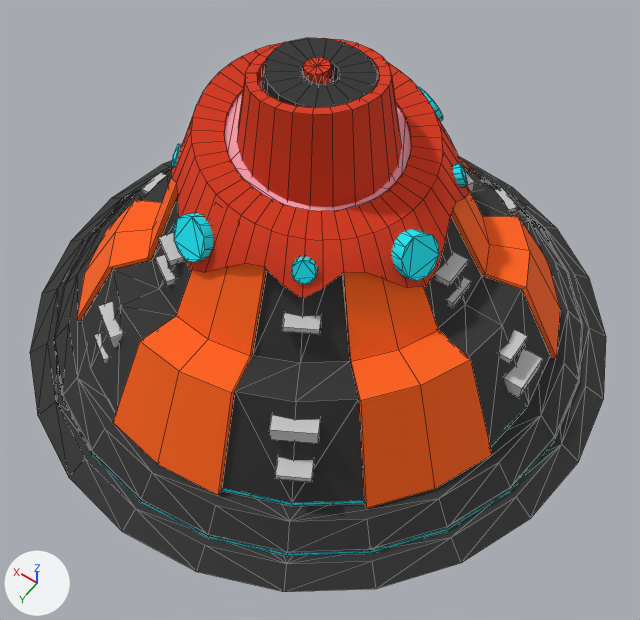
One commit to the FBX model Unity/Assets/_Art/Aniimation/Mesh/Volcano_01/Volcano_01.FBX: the scene before it, then after it.
One viewpoint serves both versions: a 50 mm lens placed at (-4.04, 5.62, 8.94), pointed at (-0.52, 0.7, 1.21). Lighting does not change. The marker at lower left points along +X, +Y and +Z. Mesh edges are drawn as thin lines. Where no turn or scale is listed for an object, it has been applied to the vertices. Vertices at the same position are counted once.
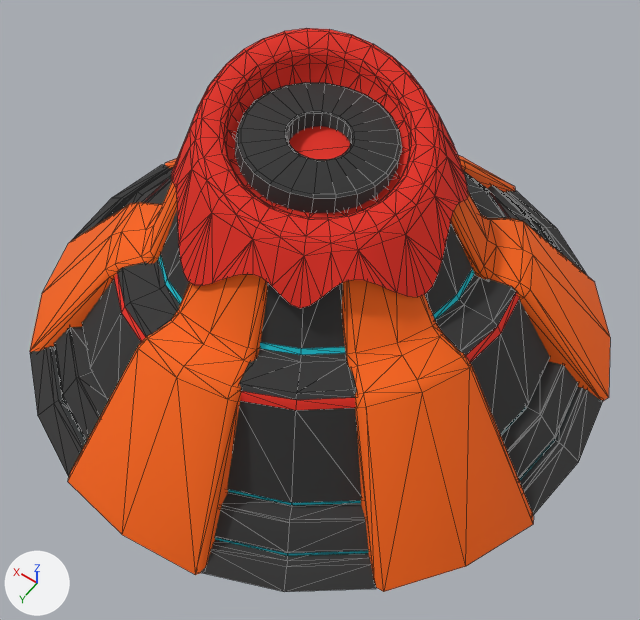
Commit message: Modify volcano.

The change, as a diff of the scene's bpy script:
```diff
--- a/Unity/Assets/_Art/Aniimation/Mesh/Volcano_01/Volcano_01.FBX.py
+++ b/Unity/Assets/_Art/Aniimation/Mesh/Volcano_01/Volcano_01.FBX.py
@@ me_mesh_008 @@
-me_mesh_008.from_pydata(...)  # 264 vertices, 330 faces; spans x -3.6..3.61, y -3.61..3.6, z 0.0..3.13
+me_mesh_008.from_pydata(...)  # 935 vertices, 1266 faces; spans x -3.6..3.61, y -3.63..3.63, z -0.01..3.38
+# me_mesh_008 part 1: a new loose piece of 320 vertices spanning x -1.65..1.63, y -1.63..1.7, z 2.0..3.38, in mat_material__27 (picture img_volcano_01_png)
+# me_mesh_008 part 2: a new loose piece of 42 vertices spanning x 0.78..3.48, y 0.28..2.55, z -0.01..2.97, in mat_material__27 (picture img_volcano_01_png)
+# me_mesh_008 part 3: a new loose piece of 42 vertices spanning x -1.0..0.96, y 1.13..3.63, z -0.01..2.72, in mat_material__27 (picture img_volcano_01_png)
+# me_mesh_008 part 4: a new loose piece of 42 vertices spanning x -3.53..-0.79, y 0.29..2.54, z -0.01..2.55, in mat_material__27 (picture img_volcano_01_png)
+# me_mesh_008 part 5: a new loose piece of 42 vertices spanning x -3.52..-0.83, y -2.56..-0.32, z -0.01..2.73, in mat_material__27 (picture img_volcano_01_png)
+# me_mesh_008 part 6: a new loose piece of 42 vertices spanning x -1.0..0.95, y -3.63..-1.12, z -0.01..2.98, in mat_material__27 (picture img_volcano_01_png)
+# me_mesh_008 part 7: a new loose piece of 42 vertices spanning x 0.82..3.46, y -2.54..-0.26, z -0.01..3.03, in mat_material__27 (picture img_volcano_01_png)
+# me_mesh_008 part 8: 29 vertices moved from x -3.25..3.22, y -3.22..2.95, z 0.16..1.66 to x -3.27..3.25, y -3.25..2.96, z 0.15..3.0; 106 vertices removed from x -3.36..3.34, y -3.61..3.6, z 0.0..3.12; 205 vertices added at x -3.39..3.37, y -3.19..3.28, z 0.15..3.14
+# me_mesh_008 part 9: 48 faces spanning x -3.28..3.26, y -3.14..3.18, z 0.14..0.56 switch from mat_04___default (cyan #00eefd) to mat_material__27 (picture img_volcano_01_png)
+# me_mesh_008 part 10: 22 faces spanning x -3.6..3.25, y -3.48..3.17, z 0.0..3.11 switch from mat_07___default (black #2e2e2e) to mat_material__27 (picture img_volcano_01_png)
+# me_mesh_008 part 11: the surface is now shaded smooth
@@ ob_cylinder001 @@
-ob_cylinder001 = bpy.data.objects.new('Cylinder001', me_mesh_005)
@@ ob_cylinder005 @@
-ob_cylinder005 = bpy.data.objects.new('Cylinder005', me_mesh_002)
@@ ob_cylinder003 @@
-ob_cylinder003 = bpy.data.objects.new('Cylinder003', me_mesh_001)
@@ ob_object003 @@
-ob_object003 = bpy.data.objects.new('Object003', me_mesh_007)
@@ ob_box006 @@
-ob_box006 = bpy.data.objects.new('Box006', me_mesh)
@@ ob_cylinder002 @@
-ob_cylinder002 = bpy.data.objects.new('Cylinder002', me_mesh_006)
@@ ob_object007 @@
-ob_object007 = bpy.data.objects.new('Object007', me_mesh_009)
@@ ob_object008 @@
-ob_object008 = bpy.data.objects.new('Object008', me_mesh_003)
@@ ob_cylinder004 @@
-ob_cylinder004 = bpy.data.objects.new('Cylinder004', me_mesh_004)
@@ ob_object006 @@
+ob_object006 = bpy.data.objects.new('Object006', me_mesh_1)  # 144 vertices, 120 faces; spans x -0.94..1.1, y -1.03..1.03, z 1.7..2.94; in mat_material__27 (picture img_volcano_01_png)
+ob_object006.location = (0.0, 0.0, 0.09)
```

What differs and where, as boxes [x1, y1, x2, y2] in the pictures (640 x 620 px; the box of a moved part takes in the faces that stretch with it):
'Object005', reshaped, moved
    before: [30, 157, 606, 592]
    after: [30, 28, 610, 592]
'Object007', deleted (orange)
    before: [76, 159, 560, 508]
'Object003', deleted
    before: [171, 42, 469, 299]
'Object008', deleted
    before: [237, 38, 402, 207]
'Object006', added (black)
    after: [235, 82, 402, 213]
'Box006', deleted
    before: [94, 169, 543, 482]
'Cylinder001', deleted (black)
    before: [263, 38, 378, 108]
'Cylinder005', deleted (cyan)
    before: [172, 86, 467, 284]
'Cylinder003', deleted (pink)
    before: [224, 92, 411, 211]
'Cylinder002', deleted
    before: [303, 57, 333, 84]
'Cylinder004', deleted
    before: [259, 77, 378, 91]
part 1 of me_mesh_008, added (red)
    after: [171, 28, 468, 308]
part 2 of me_mesh_008, added (orange)
    after: [30, 182, 177, 352]
part 3 of me_mesh_008, added (orange)
    after: [68, 274, 268, 575]
part 4 of me_mesh_008, added (orange)
    after: [342, 280, 534, 592]
part 5 of me_mesh_008, added (orange)
    after: [451, 192, 610, 401]
part 6 of me_mesh_008, added (brown)
    after: [458, 155, 515, 192]
part 7 of me_mesh_008, added
    after: [165, 159, 177, 169]
part 8 of me_mesh_008, moved or reshaped
    before: [30, 157, 606, 592]
    after: [38, 164, 587, 592]
part 9 of me_mesh_008, recoloured
    both: [70, 408, 555, 556]
part 10 of me_mesh_008, recoloured
    before: [30, 177, 603, 589]
    after: [30, 175, 603, 589]
